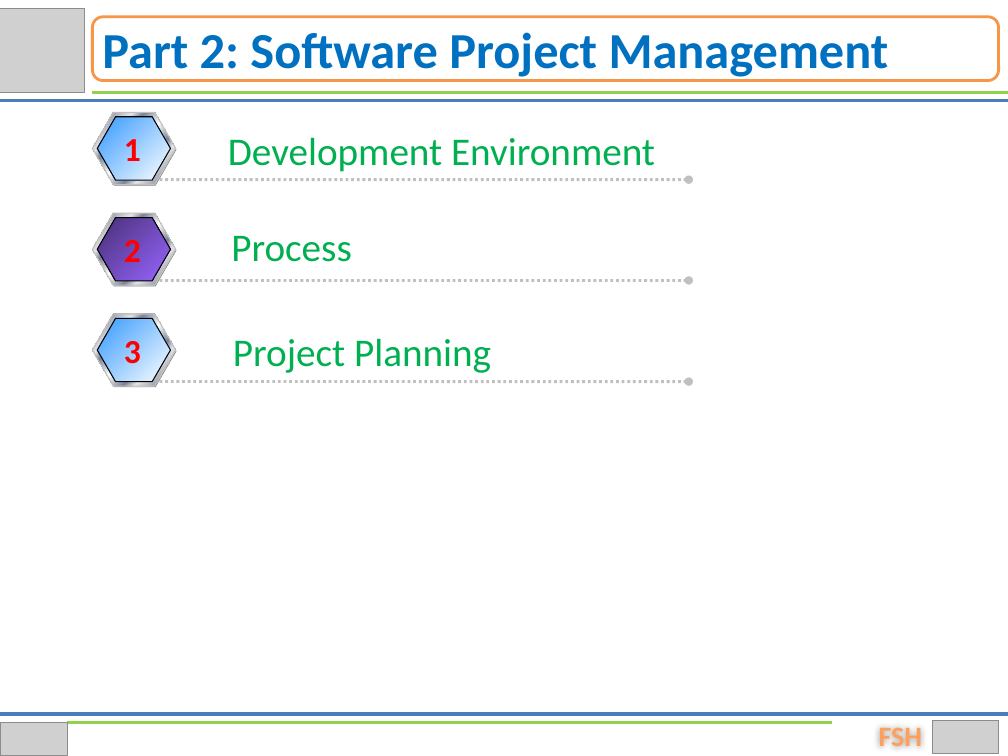
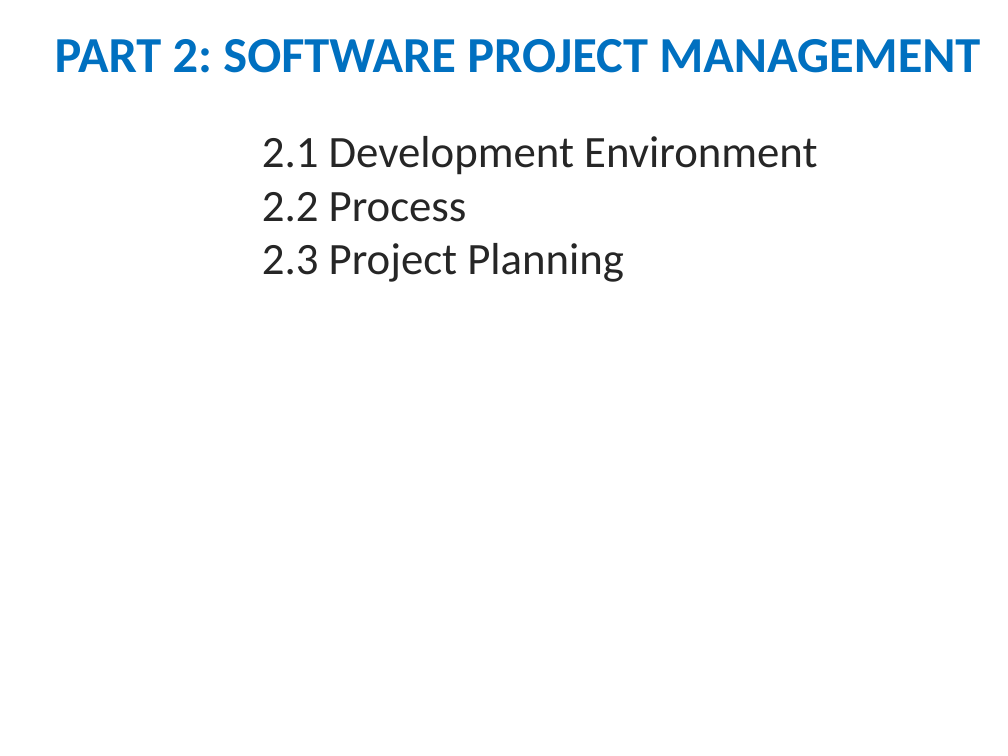
Before and after one commit to hungqcao/Rental-House-Finding, a slide deck: slide 11 of Document/Documentation/Final Document & Report/RHF_Presentation.pptx. Drawn at 1008x756 pixels with LibreOffice and Linux fonts; fonts in the diff are those of the drawing; grey boxes stand for pictures; background and template pictures are left out. Boxes give left, top, right and bottom in pixels: in the first picture for what was removed or moved away, otherwise in the second. Text is boxed around its words. In the diff, an @@ line names an element or a change of style, - is before the commit and + after.

```diff
--- a/Document/Documentation/Final Document & Report/RHF_Presentation.pptx
+++ b/Document/Documentation/Final Document & Report/RHF_Presentation.pptx
@@ picture removed at <box>0,8,85,93</box> @@
@@ rounded rectangle removed at <box>93,17,999,81</box> @@
@@ text at <box>55,39,980,73</box>: text changed @@
-Part 2: Software Project Management
+PART 2: SOFTWARE PROJECT MANAGEMENT
@@ line removed from (0, 101) to (1008, 101) @@
@@ line removed from (93, 93) to (1008, 93) @@
@@ group removed at <box>93,113,688,186</box>: 3 hexagons, 2 texts, 1 arrow @@
-Development Environment
-1
@@ text added at <box>262,136,817,282</box>, 32 pt, text #262626 @@
+    2.1 Development Environment
+    2.2 Process
+    2.3 Project Planning
@@ group removed at <box>93,214,688,287</box>: 3 hexagons, 2 texts, 1 arrow @@
-Process
-2
@@ group removed at <box>93,314,688,388</box>: 3 texts, 3 hexagons, 1 arrow @@
-Project Planning
-3
-3
@@ line removed from (0, 714) to (1008, 714) @@
@@ picture removed at <box>0,723,68,756</box> @@
@@ line removed from (68, 723) to (832, 723) @@
@@ text removed at <box>879,728,922,746</box> @@
-FSH
@@ picture removed at <box>932,721,999,754</box> @@
```
Also in this commit, not shown: 24 other slides changed, 12 slides added, 12 slides removed, 1 other file.
